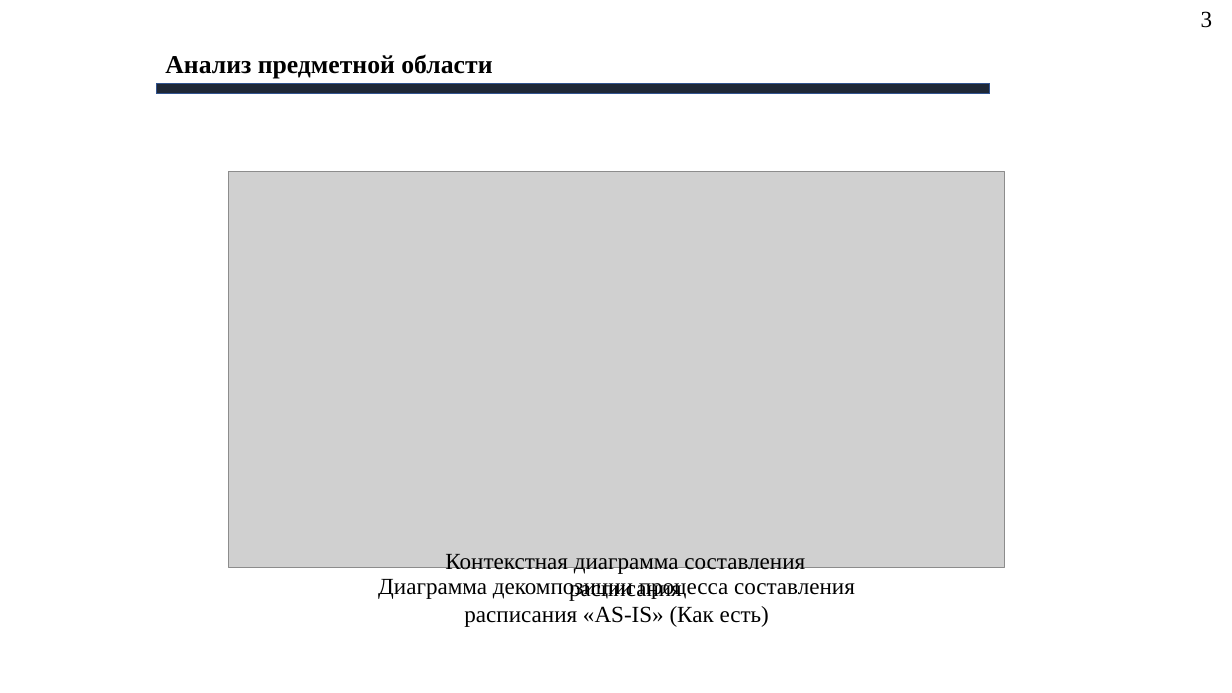
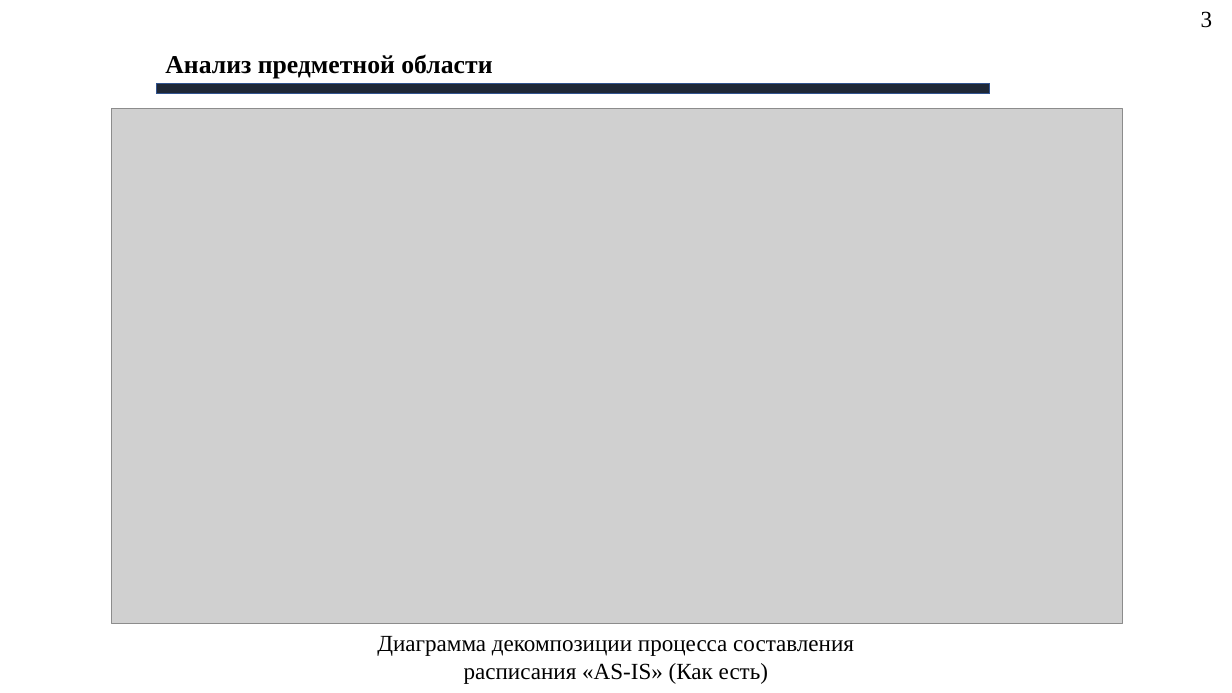
Before and after one commit to AlexeyBQS/Examwork, a slide deck: slide 3 of Presentation/Презентация.pptx. Drawn at 1232x693 pixels with LibreOffice and Linux fonts; fonts in the diff are those of the drawing; grey boxes stand for pictures; background and template pictures are left out. Boxes give left, top, right and bottom in pixels: in the first picture for what was removed or moved away, otherwise in the second. Text is boxed around its words. In the diff, an @@ line names an element or a change of style, - is before the commit and + after.

```diff
--- a/Presentation/Презентация.pptx
+++ b/Presentation/Презентация.pptx
@@ picture: place and size @@
-picture at [229,172,1006,567]
+picture at [112,109,1123,624]
@@ text removed at [445,554,805,601] @@
-Контекстная диаграмма составления расписания
@@ text "Диаграмма декомпозиции процесса составления расписания ...": place and size @@
-text "Диаграмма декомпозиции процесса составления расписания ..." at [378,579,855,627]
+text "Диаграмма декомпозиции процесса составления расписания ..." at [377,636,854,684]
```
Also in this commit, not shown: 5 other slides changed, 2 other files.
